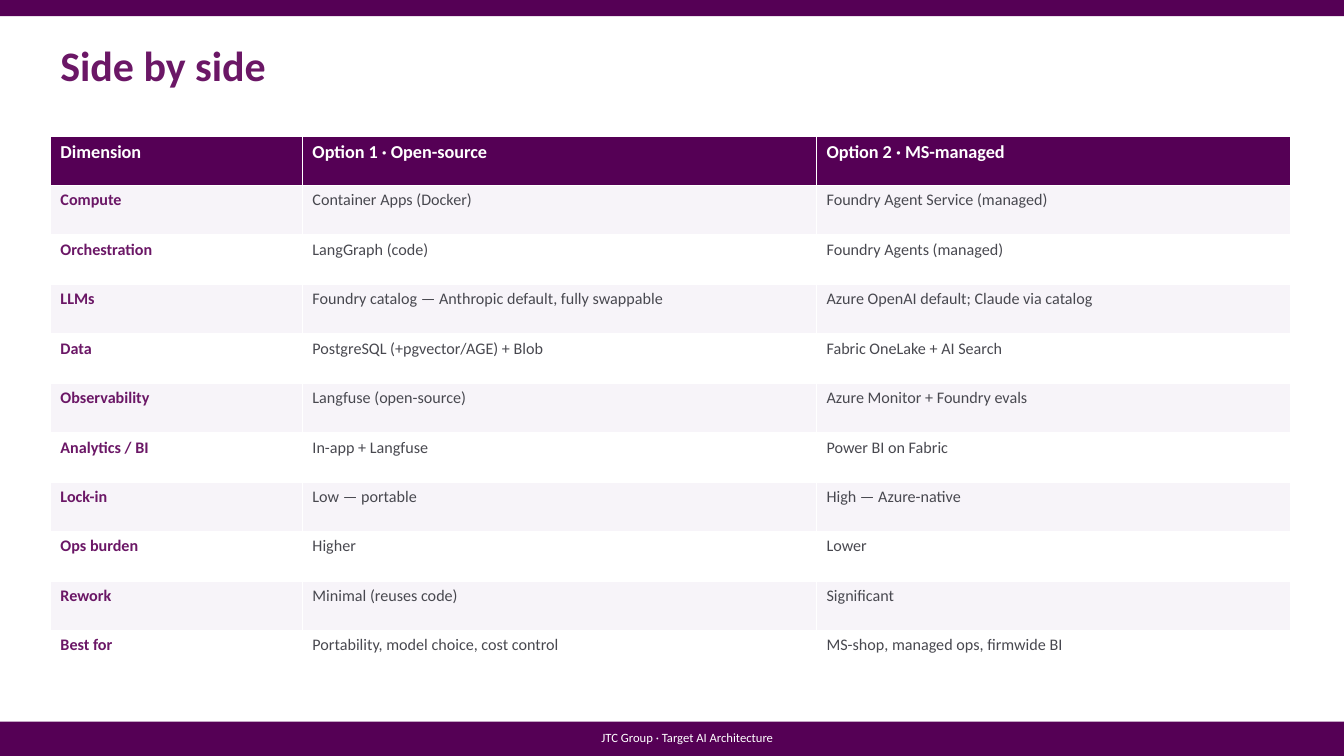
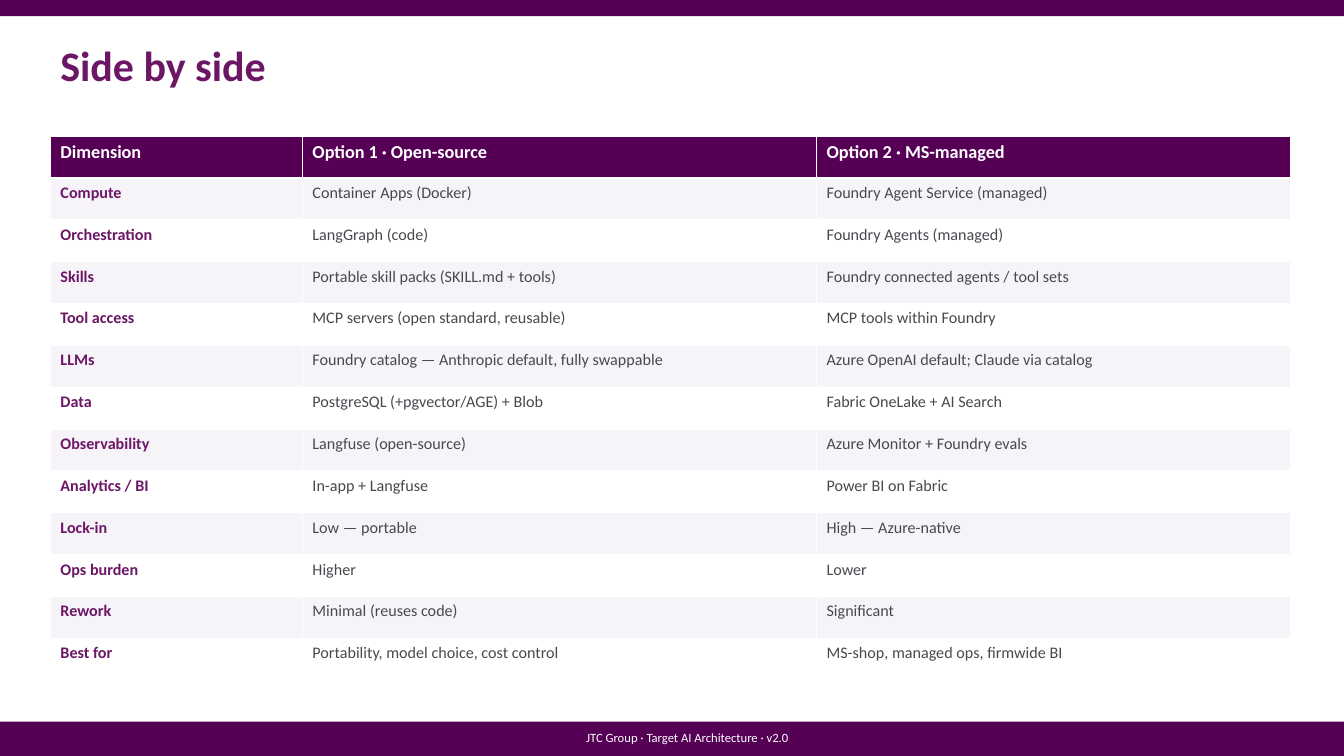
Before and after one commit to predictivelabsai/FastFund, a slide deck: slide 10 of docs/jtcgroup_target_ai_architecture.pptx (slide 8 before the commit). Drawn at 1344x756 pixels with LibreOffice and Linux fonts; fonts in the diff are those of the drawing. Boxes give left, top, right and bottom in pixels: in the first picture for what was removed or moved away, otherwise in the second. Text is boxed around its words. In the diff, an @@ line names an element or a change of style, - is before the commit and + after.

```diff
--- a/docs/jtcgroup_target_ai_architecture.pptx
+++ b/docs/jtcgroup_target_ai_architecture.pptx
@@ table at (50,136,1291,681) @@
+row 4: Skills | Portable skill packs (SKILL.md + tools) | Foundry connected agents / tool sets
+row 5: Tool access | MCP servers (open standard, reusable) | MCP tools within Foundry
@@ text in rectangle at (586,733,789,744): text changed @@
-JTC Group · Target AI Architecture
+JTC Group · Target AI Architecture · v2.0
```
Also in this commit, not shown: 8 other slides changed, 2 slides added, 4 other files.
